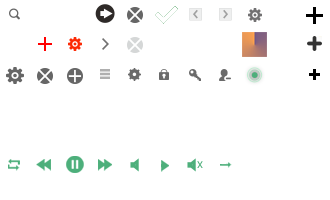
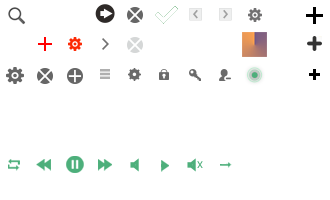
Revision of a layered 330x200 image; what changed, layer by layer:
removed layer "search" over [9, 8, 20, 20]
added layer "图层 31" above "图层 30" over [8, 7, 26, 25]
